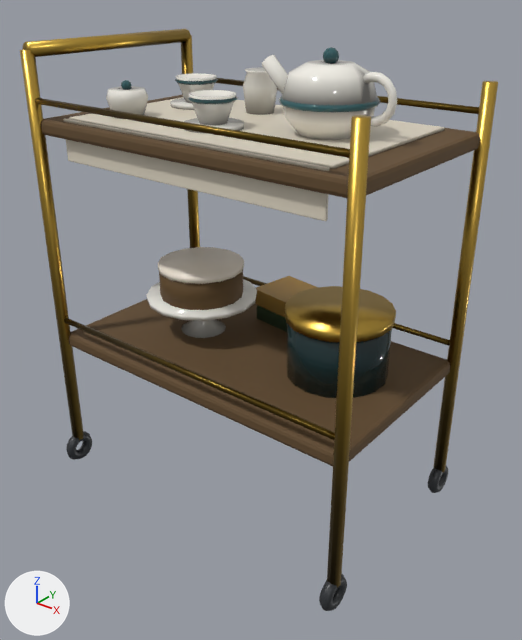
An edit to the glTF model web/public/assets/models/pack_bookworm/teaTrolley.glb, drawn before and after from the same camera.
Both versions are drawn from a 50 mm lens placed at (0.864, -0.865, 1.053), pointed at (0.033, 0.173, 0.41). Lighting does not change. The marker at lower left points along +X, +Y and +Z. The picture after the commit comes second. Vertices at exactly the same position are counted once.

Before the edit, the objects in view are built like this:
```python
me_body = bpy.data.meshes.new('body')
me_body.from_pydata(...)  # 1512 vertices, 2900 faces; spans x -0.373..0.372, y -0.046..0.446, z 0.001..0.934
me_body.materials.append(mat_honey)
me_body.materials.append(mat_brass)
me_body.materials.append(mat_dark)
me_body.materials.append(mat_linen)
me_body.materials.append(mat_porcelain)
me_body.materials.append(mat_glaze)
me_body.materials.append(mat_cake)
me_body.materials.append(mat_icing)
me_body.materials.append(mat_book_e)
me_body.materials.append(mat_book_d)
me_teapot = bpy.data.meshes.new('teapot')
me_teapot.from_pydata(...)  # 400 vertices, 788 faces; spans x -0.09..0.178, y -0.084..0.084, z 0.0..0.139
# faces by material slot: [424, 364]
me_teapot.materials.append(mat_porcelain)
me_teapot.materials.append(mat_glaze)
ob_body = bpy.data.objects.new('body', me_body)
ob_body.location = (0.0, -0.016, -0.001)
ob_teapot = bpy.data.objects.new('teapot', me_teapot)
ob_teapot.location = (0.12, 0.184, 0.8)
```
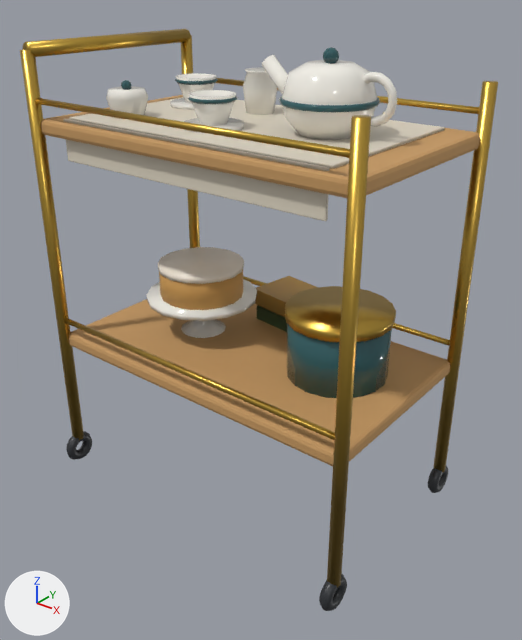
What the commit changed:
me_body has 1512 vertices, 2900 faces and spans x -0.373..0.372, y -0.046..0.446, z 0.001..0.934.
me_body is used by ob_body; location (0.0, -0.016, -0.001).
me_body part 1: 1304 faces centred in x -0.372..0.371, y -0.026..0.426, z 0.055..0.92 are repainted in the vertex colours; the middle colour goes from grey #818181 to white #ffffff.
me_teapot has 400 vertices, 788 faces and spans x -0.09..0.178, y -0.084..0.084, z 0.0..0.139.
me_teapot is used by ob_teapot; location (0.12, 0.184, 0.8).
me_teapot part 2: 296 faces centred in x -0.043..0.127, y -0.078..0.078, z 0.03..0.116 are repainted in the vertex colours; the middle colour goes from grey #989898 to white #ffffff.
me_teapot part 3: 134 faces centred in x -0.066..0.129, y -0.079..0.079, z 0.01..0.115 are repainted in the vertex colours; the middle colour goes from grey #818181 to white #ffffff.

What differs and where, as boxes [x1, y1, x2, y2] in the pictures (522 x 640 px):
part 1 of me_body, recoloured (lighter): [32, 38, 484, 587] in both
part 2 of me_teapot, recoloured (grey to white): [266, 61, 377, 124] in both
part 3 of me_teapot, recoloured (grey to white): [266, 60, 379, 124] in both
